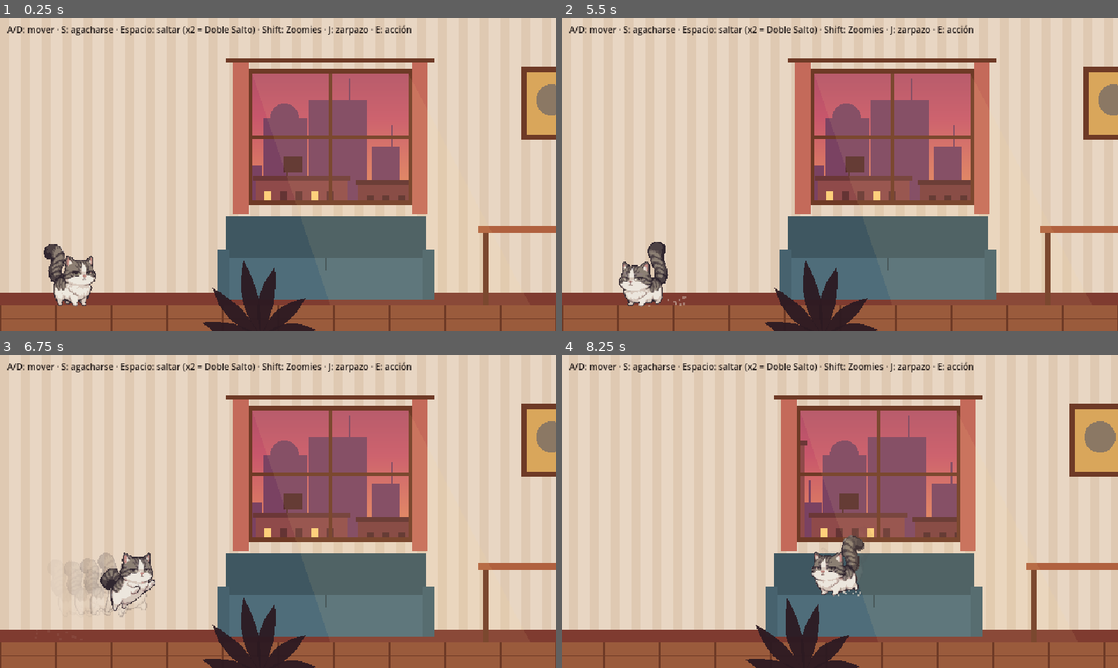
Above: before the commit, frames 1-4 (two rows, left to right).
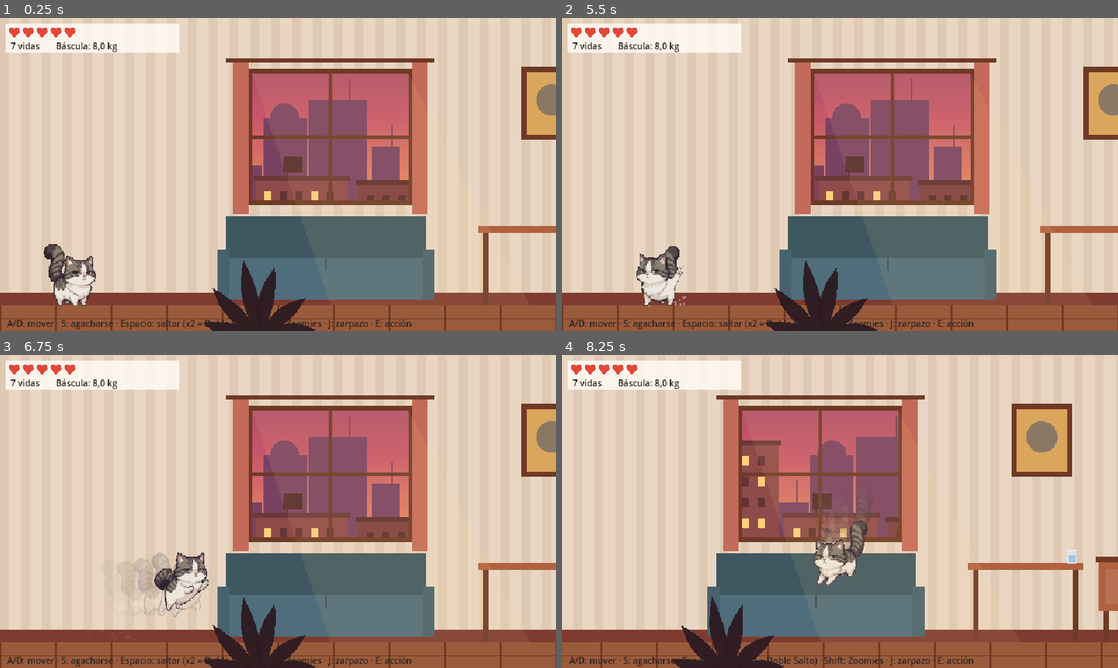
Above: after the commit, the same moments.

Repository: rivas274/demo
Game: Godot game, scene res://escenas/apartamento.tscn
Same seed, same stepped clock (60 frames per second), same inputs: the game is played once before the commit and once after it.
Inputs:
- Up to frame 1 (0.25 s): no input
- Up to frame 2 (5.5 s): hold D (mover_derecha) 0.53-1.28 s; hold S (agacharse) 0.53-1.28 s; tap Space (saltar) at 0.77, 1.07, 1.52, 1.82, 3.02, 3.05, 3.32, 3.6, 3.77, 4.07, 4.52, 4.82 s; tap E (interactuar) at 0.8, 1.35, 4.55, 5.1 s; hold A (mover_izquierda) 1.28-2.03 s; tap J (zarpazo) at 1.55, 2.1, 5.3 s; hold Shift (zoomies) 2.03-2.78 s; hold D (mover_derecha) 2.03-3.53 s; tap Shift (zoomies) at 2.85 s; hold S (agacharse) 3.53-4.28 s; hold A (mover_izquierda) from 3.53 s (still down); tap S (agacharse) at 4.35 s
- Up to frame 3 (6.75 s): release A (mover_izquierda) at 5.78 s; hold D (mover_derecha) from 5.78 s (still down); tap J (zarpazo) at 5.85 s; tap Space (saltar) at 6.02, 6.32 s; tap Shift (zoomies) at 6.05 s; hold Shift (zoomies) from 6.53 s (still down)
- Up to frame 4 (8.25 s): tap Space (saltar) at 6.77, 6.8, 7.07, 7.52, 7.82 s; release Shift (zoomies) at 7.28 s; tap S (agacharse) at 7.35 s; release D (mover_derecha) at 8.03 s; hold A (mover_izquierda) from 8.03 s (still down); tap E (interactuar) at 8.1 s

The runs differ from the first frame. In frame 1, 3.8% of the frame differs, in the area x 1-74%, y 1-100%; in frame 2, 5.3%; in frame 3, 6.4%; in frame 4, 33%, in the area x 1-100%, y 1-100%.

Commit message:
Mecánicas del prototipo: vida, desmayo, peso, A.S.P.I., vaso y logros
- Felipe: 5 corazones, 7 vidas, daño con empujón e invulnerabilidad,
  desmayo con vida fantasma y reaparición; Collar de la Vergüenza al perder
  todas. Comer cura y suma peso. El zarpazo golpea enemigos y funciona
  también al aterrizar.
- A.S.P.I.: patrulla, persigue, quita un corazón al tocar, 3 zarpazos la
  apagan. Vaso que se tira con el botón de acción (logro).
- Interfaz: corazones, vidas, báscula en kg y notificaciones de logros.
- Prueba nueva prueba_mecanicas.gd, también en GitHub Actions.
- Memoria (Gemini por la sesión de Remote Control), guía y ficha actualizadas.

Co-Authored-By: Claude Opus 5.5 <noreply@anthropic.com>
Claude-Session: https://claude.ai/code/session_01WbR3FeT1XB9M7gFpgwas9J

Diff:
--- a/siete-vidas/juego/escenas/apartamento.tscn
+++ b/siete-vidas/juego/escenas/apartamento.tscn
@@ -13,9 +13,9 @@
 
 [node name="Ayuda" type="Label" parent="Interfaz"]
 offset_left = 8.0
-offset_top = 6.0
+offset_top = 344.0
 offset_right = 632.0
-offset_bottom = 40.0
+offset_bottom = 360.0
 theme_override_colors/font_color = Color(0.17, 0.14, 0.13, 1)
 theme_override_font_sizes/font_size = 10
 text = "A/D: mover · S: agacharse · Espacio: saltar (x2 = Doble Salto) · Shift: Zoomies · J: zarpazo · E: acción"
--- /dev/null
+++ b/siete-vidas/juego/pruebas/prueba_mecanicas.gd
@@ -0,0 +1,117 @@
+extends SceneTree
+## Prueba automática de las mecánicas: vida, desmayo, comer, peso, A.S.P.I., vaso, logros e interfaz.
+##   godot --headless --path siete-vidas/juego --script res://pruebas/prueba_mecanicas.gd
+
+var _fallos: Array[String] = []
+
+
+func _initialize() -> void:
+	_correr.call_deferred()
+
+
+func _correr() -> void:
+	var sala: Sala = load("res://escenas/apartamento.tscn").instantiate()
+	root.add_child(sala)
+	var felipe: Felipe = sala.get_node("Felipe")
+	var aspi: Aspi = sala.get_node("ASPI")
+	await _esperar(30)
+
+	# Interfaz.
+	var medidores := sala.get_node("Interfaz/Medidores") as Medidores
+	_comprobar(medidores != null and medidores.felipe == felipe, "La interfaz muestra los medidores de Felipe")
+	_comprobar(felipe.corazones == Felipe.CORAZONES_MAX and felipe.vidas == Felipe.VIDAS_MAX, "Empieza con 5 corazones y 7 vidas")
+
+	# Daño e invulnerabilidad.
+	felipe.recibir_dano(1, felipe.global_position.x + 10.0)
+	_comprobar(felipe.corazones == 4, "Un golpe quita un corazón")
+	felipe.recibir_dano(1, felipe.global_position.x + 10.0)
+	_comprobar(felipe.corazones == 4, "Justo después de un golpe es invulnerable")
+	await _esperar(90)
+
+	# Comer cura y suma peso.
+	var peso_antes := felipe.peso
+	await _poner_en(felipe, Vector2(1400, Sala.SUELO))
+	await _tocar("interactuar")
+	_comprobar(felipe.corazones == 5, "Comer cura un corazón")
+	_comprobar(is_equal_approx(felipe.peso, peso_antes + Felipe.PESO_POR_COMIDA), "Comer sube el peso (%.1f kg)" % felipe.peso)
+	await _esperar(60)
+
+	# Desmayo y reaparición.
+	for i in Felipe.CORAZONES_MAX:
+		felipe.recibir_dano(1, felipe.global_position.x)
+		await _esperar(80)
+	_comprobar(felipe.estado == Felipe.Estado.DESMAYADO and felipe.sprite.animation == "desmayo", "Sin corazones se desmaya")
+	_comprobar(felipe.vidas == Felipe.VIDAS_MAX - 1, "Desmayarse cuesta una vida")
+	await _esperar(130)
+	_comprobar(felipe.estado != Felipe.Estado.DESMAYADO and felipe.corazones == Felipe.CORAZONES_MAX, "Reaparece con los corazones llenos")
+	_comprobar(felipe.global_position.distance_to(felipe.punto_reaparicion) < 4.0, "Reaparece en el punto de descanso")
+	felipe.vidas = 1
+	felipe.corazones = 1
+	await _esperar(90)
+	felipe.recibir_dano(1, felipe.global_position.x)
+	await _esperar(130)
+	_comprobar(felipe.vidas == Felipe.VIDAS_MAX and felipe.tiene_collar, "Al perder la última vida despierta con el Collar de la Vergüenza")
+
+	# A.S.P.I.: persigue y hace daño al tocar.
+	await _esperar(90)
+	aspi.global_position = Vector2(1040, Sala.SUELO)
+	await _poner_en(felipe, Vector2(910, Sala.SUELO))
+	var corazones_antes := felipe.corazones
+	for i in 180:
+		await physics_frame
+		if felipe.corazones < corazones_antes:
+			break
+	_comprobar(aspi.persiguiendo or felipe.corazones < corazones_antes, "A.S.P.I. persigue a Felipe cuando lo ve")
+	_comprobar(felipe.corazones < corazones_antes, "A.S.P.I. quita un corazón al tocarlo")
+
+	# Tres zarpazos la apagan (Felipe invulnerable para que el contacto no lo empuje entre golpe y golpe).
+	await _esperar(90)
+	felipe._tiempo_invulnerable = 99.0
+	for i in Aspi.GOLPES_PARA_APAGAR:
+		felipe.global_position = aspi.global_position + Vector2(-30, 0)
+		felipe.mirando = 1.0
+		felipe.velocity = Vector2.ZERO
+		felipe.estado = Felipe.Estado.SUELO
+		await _esperar(2)
+		await _tocar("zarpazo")
+		await _esperar(30)
+	_comprobar(aspi.apagada, "Tres zarpazos apagan a A.S.P.I. (%d golpes)" % aspi.golpes)
+	felipe._tiempo_invulnerable = 0.0
+
+	# Vaso: tirarlo da el logro.
+	await _esperar(90)
+	var vaso: Vaso = sala.get_node("Vaso")
+	await _poner_en(felipe, Vector2(vaso.position.x - 30, vaso.position.y))
+	felipe.mirando = 1.0
+	await _tocar("interactuar")
+	await _esperar(90)
+	_comprobar(vaso.roto, "El vaso cae y se rompe")
+	_comprobar("La Gravedad Funciona" in sala.logros, "Tirar el vaso da el logro La Gravedad Funciona")
+
+	for fallo in _fallos:
+		printerr("FALLO: " + fallo)
+	print("Resultado: %d fallos" % _fallos.size())
+	quit(1 if _fallos.size() > 0 else 0)
+
+
+func _poner_en(felipe: Felipe, posicion: Vector2) -> void:
+	felipe.global_position = posicion
+	felipe.velocity = Vector2.ZERO
+	await _esperar(20)
+
+
+func _tocar(accion: String) -> void:
+	Input.action_press(accion)
+	await _esperar(2)
+	Input.action_release(accion)
+
+
+func _esperar(cuadros: int) -> void:
+	for i in cuadros:
+		await physics_frame
+
+
+func _comprobar(condicion: bool, descripcion: String) -> void:
+	print(("OK    " if condicion else "FALLA ") + descripcion)
+	if not condicion:
+		_fallos.append(descripcion)
--- a/siete-vidas/juego/pruebas/prueba_movimiento.gd
+++ b/siete-vidas/juego/pruebas/prueba_movimiento.gd
@@ -17,6 +17,9 @@
 	var sala: Node = load("res://escenas/apartamento.tscn").instantiate()
 	root.add_child(sala)
 	var felipe: Felipe = sala.get_node("Felipe")
+	# Esta prueba es solo del movimiento: los enemigos se prueban en prueba_mecanicas.gd.
+	for enemigo in root.get_tree().get_nodes_in_group("enemigos"):
+		enemigo.queue_free()
 
 	await _esperar(30)
 	_comprobar(felipe.is_on_floor(), "Felipe empieza apoyado en el piso")
--- /dev/null
+++ b/siete-vidas/juego/scripts/aspi.gd
@@ -0,0 +1,95 @@
+class_name Aspi
+extends CharacterBody2D
+## A.S.P.I., la aspiradora robot de Valeria: patrulla el piso, persigue a Felipe si lo ve cerca
+## y le quita un corazón al tocarlo. Tres zarpazos la apagan. Arte provisional dibujado con código.
+## Medidas reales: 34 cm de diámetro y 9 cm de alto (41 × 11 px).
+
+const ANCHO := 41.0
+const ALTO := 11.0
+const GOLPES_PARA_APAGAR := 3
+
+@export var velocidad_patrulla := 40.0
+@export var velocidad_persecucion := 80.0
+## Distancia a la que ve a Felipe (solo si está más o menos a su altura).
+@export var vision := 170.0
+
+var limite_izquierdo: float
+var limite_derecho: float
+var golpes := 0
+var apagada := false
+var persiguiendo := false
+
+var _direccion := 1.0
+var _tiempo_golpe := 0.0
+var _felipe: Felipe
+
+
+func _init(izquierda: float, derecha: float) -> void:
+	limite_izquierdo = izquierda
+	limite_derecho = derecha
+	name = "ASPI"
+
+
+func _ready() -> void:
+	add_to_group("enemigos")
+	# Choca con el piso y los muebles sólidos, pero no con Felipe (el daño se calcula por distancia).
+	collision_layer = 0
+	set_collision_layer_value(4, true)
+	collision_mask = 1
+	var forma := CollisionShape2D.new()
+	var caja := RectangleShape2D.new()
+	caja.size = Vector2(ANCHO, ALTO)
+	forma.shape = caja
+	forma.position = Vector2(0, -ALTO / 2.0)
+	add_child(forma)
+	_felipe = get_tree().get_first_node_in_group("felipe")
+
+
+func _physics_process(delta: float) -> void:
+	velocity.y += 980.0 * delta
+	_tiempo_golpe = maxf(0.0, _tiempo_golpe - delta)
+	if apagada:
+		velocity.x = move_toward(velocity.x, 0.0, 400.0 * delta)
+		move_and_slide()
+		return
+	var distancia := _felipe.global_position - global_position if _felipe else Vector2.INF
+	persiguiendo = absf(distancia.x) < vision and absf(distancia.y) < 30.0 and _felipe.estado != Felipe.Estado.DESMAYADO
+	if persiguiendo:
+		_direccion = signf(distancia.x) if distancia.x != 0.0 else _direccion
+	elif global_position.x <= limite_izquierdo:
+		_direccion = 1.0
+	elif global_position.x >= limite_derecho:
+		_direccion = -1.0
+	if _tiempo_golpe <= 0.0:
+		velocity.x = _direccion * (velocidad_persecucion if persiguiendo else velocidad_patrulla)
+	move_and_slide()
+	if is_on_wall():
+		_direccion = -_direccion
+	if _felipe and absf(distancia.x) < (ANCHO / 2.0 + 18.0) and distancia.y > -30.0 and distancia.y < 8.0:
+		_felipe.recibir_dano(1, global_position.x)
+	queue_redraw()
+
+
+func recibir_zarpazo(felipe: Felipe) -> void:
+	if apagada:
+		return
+	golpes += 1
+	_tiempo_golpe = 0.3
+	velocity.x = felipe.mirando * 160.0
+	if golpes >= GOLPES_PARA_APAGAR:
+		apagada = true
+	queue_redraw()
+
+
+func _draw() -> void:
+	var cuerpo := Color("3a3d44") if not apagada else Color("6a6d72")
+	draw_rect(Rect2(-ANCHO / 2.0 + 3.0, -ALTO, ANCHO - 6.0, ALTO), cuerpo)
+	draw_circle(Vector2(-ANCHO / 2.0 + 4.0, -ALTO / 2.0), ALTO / 2.0, cuerpo)
+	draw_circle(Vector2(ANCHO / 2.0 - 4.0, -ALTO / 2.0), ALTO / 2.0, cuerpo)
+	draw_rect(Rect2(-ANCHO / 2.0 + 4.0, -ALTO, ANCHO - 8.0, 3.0), cuerpo.lightened(0.25))
+	var luz := Color("e0483b") if persiguiendo else Color("5fd18a")
+	if apagada:
+		luz = Color("2a2a2a")
+	draw_circle(Vector2(_direccion * 8.0, -ALTO + 1.5), 2.0, luz)
+	if _tiempo_golpe > 0.0:
+		draw_rect(Rect2(-ANCHO / 2.0, -ALTO - 2.0, ANCHO, ALTO + 2.0), Color(1, 1, 1, 0.5))
--- a/siete-vidas/juego/scripts/felipe.gd
+++ b/siete-vidas/juego/scripts/felipe.gd
@@ -6,7 +6,7 @@
 
 signal aterrizo(fuerza: float)
 
-enum Estado { SUELO, AIRE, ZOOMIES, ZARPAZO, COMIENDO, ATERRIZANDO, OCIO }
+enum Estado { SUELO, AIRE, ZOOMIES, ZARPAZO, COMIENDO, ATERRIZANDO, OCIO, DESMAYADO }
 
 ## Felipe mide unos 67 px de alto: Valeria (1,65 m) mide 3 Felipes. Ver la guía del personaje.
 const ESCALA_SPRITE := 0.72
@@ -43,6 +43,18 @@
 const DISTANCIA_ESTAMBRE := 28.0
 ## Acciones que, presionadas, cuentan como "estar jugando" (cortan el ocio y reinician la espera).
 const ACCIONES := ["mover_izquierda", "mover_derecha", "saltar", "zoomies", "zarpazo", "interactuar", "agacharse"]
+## Vida: corazones por vida y vidas por partida. Al perder la última, despierta en casa con el Collar de la Vergüenza.
+const CORAZONES_MAX := 5
+const VIDAS_MAX := 7
+## Segundos sin recibir más daño después de un golpe (parpadea).
+const TIEMPO_INVULNERABLE := 1.2
+## Segundos desmayado antes de reaparecer.
+const TIEMPO_DESMAYO := 1.8
+## Peso en kilos: no cambia el dibujo de Felipe, solo el indicador de la interfaz.
+const PESO_INICIAL := 8.0
+const PESO_POR_COMIDA := 0.3
+## Alcance del zarpazo frente a Felipe (horizontal, vertical).
+const ALCANCE_ZARPAZO := Vector2(56, 40)
 ## Duración de la transición "agacharse" (4 cuadros a 12 fps), también al pararse.
 const DURACION_TRANSICION := 0.33
 ## Distancia (horizontal, vertical) a la que el botón de acción alcanza un objeto.
@@ -75,6 +87,11 @@
 var mirando := 1.0
 var tiene_doble_salto := true
 var agachado := false
+var corazones := CORAZONES_MAX
+var vidas := VIDAS_MAX
+var peso := PESO_INICIAL
+var tiene_collar := false
+var punto_reaparicion: Vector2
 
 var _tiempo_fuera_del_suelo := 0.0
 var _tiempo_salto_pedido := 99.0
@@ -88,6 +105,8 @@
 var _tiempo_sin_tocar := 0.0
 var _tiempo_levantandose := 0.0
 var _tiempo_ocio := 0.0
+var _tiempo_invulnerable := 0.0
+var _tiempo_desmayado := 0.0
 var _estambre: Sprite2D
 var _efecto: Tween
 var _posicion_sprite: Vector2
@@ -103,7 +122,12 @@
 	_posicion_sprite = sprite.position
 	cuerpo.shape = cuerpo.shape.duplicate()
 	set_collision_mask_value(CAPA_ATRAVESABLE, true)
+	# Felipe va en su propia capa (3): los enemigos no chocan con él; el daño se calcula por distancia.
+	collision_layer = 0
+	set_collision_layer_value(3, true)
 	sprite.animation_finished.connect(_al_terminar_animacion)
+	add_to_group("felipe")
+	punto_reaparicion = global_position
 	sprite.play("quieto")
 
 
@@ -115,6 +139,7 @@
 	if Input.is_action_just_pressed("saltar"):
 		_tiempo_salto_pedido = 0.0
 	_actualizar_bajada(delta)
+	_actualizar_invulnerable(delta)
 	_actualizar_ocio(delta)
 	_actualizar_agachado()
 
@@ -124,10 +149,18 @@
 		Estado.ZARPAZO, Estado.COMIENDO, Estado.OCIO:
 			_frenar(delta)
 			_aplicar_gravedad(delta)
+		Estado.DESMAYADO:
+			_frenar(delta)
+			_aplicar_gravedad(delta)
+			_tiempo_desmayado -= delta
+			if _tiempo_desmayado <= 0.0:
+				_reaparecer()
 		Estado.ATERRIZANDO:
 			_mover(direccion, delta)
 			_aplicar_gravedad(delta)
 			_intentar_saltar()
+			if estado == Estado.ATERRIZANDO:
+				_intentar_acciones(direccion)
 			_tiempo_aterrizando -= delta
 			if _tiempo_aterrizando <= 0.0 and estado == Estado.ATERRIZANDO:
 				estado = Estado.SUELO
@@ -216,6 +249,7 @@
 	elif Input.is_action_just_pressed("zarpazo"):
 		estado = Estado.ZARPAZO
 		sprite.play("zarpazo")
+		_golpear()
 	elif Input.is_action_just_pressed("interactuar") and is_on_floor():
 		var objeto := objeto_cercano()
 		if objeto:
@@ -233,10 +267,20 @@
 	return mejor
 
 
+## Comer cura un corazón y suma peso.
 func comer() -> void:
 	estado = Estado.COMIENDO
 	velocity.x = 0.0
 	sprite.play("comer")
+	corazones = mini(corazones + 1, CORAZONES_MAX)
+	peso += PESO_POR_COMIDA
+
+
+## Tirar algo de un manotazo (por ejemplo, el vaso de la mesa): usa la animación del zarpazo.
+func dar_manotazo() -> void:
+	estado = Estado.ZARPAZO
+	velocity.x = 0.0
+	sprite.play("zarpazo")
 
 
 func _actualizar_zoomies(delta: float) -> void:
@@ -282,7 +326,7 @@
 
 func _actualizar_animacion(direccion: float) -> void:
 	sprite.flip_h = mirando < 0.0
-	if estado in [Estado.ZARPAZO, Estado.COMIENDO, Estado.OCIO]:
+	if estado in [Estado.ZARPAZO, Estado.COMIENDO, Estado.OCIO, Estado.DESMAYADO]:
 		return
 	if estado == Estado.ZOOMIES:
 		_reproducir("correr")
@@ -513,3 +557,74 @@
 	var vaiven := sin(Time.get_ticks_msec() * 0.006) * 6.0
 	_estambre.position = Vector2(mirando * (DISTANCIA_ESTAMBRE + vaiven), -BOLA_ESTAMBRE.get_height() * 0.3)
 	_estambre.rotation = vaiven / 7.0
+
+
+## El zarpazo golpea a los enemigos que estén justo enfrente.
+func _golpear() -> void:
+	for enemigo: Node2D in get_tree().get_nodes_in_group("enemigos"):
+		var distancia := enemigo.global_position - global_position
+		var enfrente := signf(distancia.x) == mirando or absf(distancia.x) < 8.0
+		if enfrente and absf(distancia.x) <= ALCANCE_ZARPAZO.x and absf(distancia.y) <= ALCANCE_ZARPAZO.y:
+			enemigo.call("recibir_zarpazo", self)
+
+
+## Daño: quita corazones, empuja lejos de quien golpea y deja un rato invulnerable (parpadea).
+## Sin corazones, se desmaya y pierde una vida.
+func recibir_dano(cantidad: int, desde_x: float) -> void:
+	if _tiempo_invulnerable > 0.0 or estado == Estado.DESMAYADO:
+		return
+	if estado == Estado.OCIO:
+		_terminar_ocio()
+	if agachado:
+		_poner_agachado(false)
+	corazones = maxi(corazones - cantidad, 0)
+	if corazones == 0:
+		_desmayarse()
+		return
+	_tiempo_invulnerable = TIEMPO_INVULNERABLE
+	var lado := signf(global_position.x - desde_x)
+	velocity = Vector2((lado if lado != 0.0 else -mirando) * 220.0, -220.0)
+	estado = Estado.AIRE
+
+
+func _actualizar_invulnerable(delta: float) -> void:
+	if _tiempo_invulnerable <= 0.0:
+		return
+	_tiempo_invulnerable -= delta
+	sprite.modulate.a = 0.35 if int(_tiempo_invulnerable * 12.0) % 2 == 0 else 1.0
+	if _tiempo_invulnerable <= 0.0:
+		sprite.modulate.a = 1.0
+
+
+func _desmayarse() -> void:
+	estado = Estado.DESMAYADO
+	_tiempo_desmayado = TIEMPO_DESMAYO
+	vidas -= 1
+	velocity.x = 0.0
+	sprite.modulate.a = 1.0
+	sprite.play("desmayo")
+	# Una de sus siete vidas sube como gatito fantasma.
+	var fantasma := Sprite2D.new()
+	fantasma.texture = sprite.sprite_frames.get_frame_texture("quieto", 0)
+	fantasma.scale = Vector2.ONE * ESCALA_SPRITE * 0.6
+	fantasma.global_position = sprite.global_position
+	fantasma.modulate = Color(1, 1, 1, 0.7)
+	fantasma.z_index = 10
+	get_parent().add_child(fantasma)
+	var subir := fantasma.create_tween().set_parallel()
+	subir.tween_property(fantasma, "global_position:y", fantasma.global_position.y - 70.0, 1.4)
+	subir.tween_property(fantasma, "modulate:a", 0.0, 1.4)
+	subir.chain().tween_callback(fantasma.queue_free)
+
+
+## Reaparece en el último punto de descanso. Sin vidas, vuelven las siete pero con el Collar de la Vergüenza.
+func _reaparecer() -> void:
+	if vidas <= 0:
+		vidas = VIDAS_MAX
+		tiene_collar = true
+	corazones = CORAZONES_MAX
+	global_position = punto_reaparicion
+	velocity = Vector2.ZERO
+	estado = Estado.SUELO
+	sprite.play("quieto")
+	_tiempo_invulnerable = TIEMPO_INVULNERABLE
--- /dev/null
+++ b/siete-vidas/juego/scripts/medidores.gd
@@ -0,0 +1,54 @@
+class_name Medidores
+extends Control
+## Interfaz con estilo de red social: corazones ("me gusta") de vida, vidas restantes, peso en kilos
+## y notificaciones de logros. Arte provisional dibujado con código.
+
+const ROJO := Color("e0483b")
+const VACIO := Color(0.25, 0.18, 0.18, 0.55)
+const TEXTO := Color("2b2421")
+const FONDO := Color(1, 0.98, 0.95, 0.85)
+
+var felipe: Felipe
+var _notificacion := ""
+var _tiempo_notificacion := 0.0
+
+
+func _ready() -> void:
+	name = "Medidores"
+	set_anchors_preset(Control.PRESET_FULL_RECT)
+	mouse_filter = Control.MOUSE_FILTER_IGNORE
+
+
+func mostrar_logro(titulo: String) -> void:
+	_notificacion = titulo
+	_tiempo_notificacion = 3.5
+
+
+func _process(delta: float) -> void:
+	_tiempo_notificacion = maxf(0.0, _tiempo_notificacion - delta)
+	queue_redraw()
+
+
+func _draw() -> void:
+	if not felipe:
+		return
+	var fuente := ThemeDB.fallback_font
+	draw_rect(Rect2(6, 6, 200, 34), FONDO)
+	for i in Felipe.CORAZONES_MAX:
+		_corazon(Vector2(16 + i * 16, 16), ROJO if i < felipe.corazones else VACIO)
+	draw_string(fuente, Vector2(12, 36), "%d vidas" % felipe.vidas, HORIZONTAL_ALIGNMENT_LEFT, -1, 10, TEXTO)
+	draw_string(fuente, Vector2(64, 36), ("Báscula: %.1f kg" % felipe.peso).replace(".", ","), HORIZONTAL_ALIGNMENT_LEFT, -1, 10, TEXTO)
+	if felipe.tiene_collar:
+		draw_string(fuente, Vector2(100, 20), "Collar de la Vergüenza", HORIZONTAL_ALIGNMENT_LEFT, -1, 9, ROJO)
+	if _tiempo_notificacion > 0.0:
+		var caja := Rect2(get_viewport_rect().size.x - 216, 8, 208, 34)
+		draw_rect(caja, FONDO)
+		draw_rect(caja, ROJO, false, 1.0)
+		draw_string(fuente, caja.position + Vector2(8, 13), "Nuevo logro desbloqueado", HORIZONTAL_ALIGNMENT_LEFT, -1, 9, Color("6f625b"))
+		draw_string(fuente, caja.position + Vector2(8, 27), _notificacion, HORIZONTAL_ALIGNMENT_LEFT, -1, 11, TEXTO)
+
+
+func _corazon(centro: Vector2, color: Color) -> void:
+	draw_circle(centro + Vector2(-3, -2), 3.5, color)
+	draw_circle(centro + Vector2(3, -2), 3.5, color)
+	draw_colored_polygon(PackedVector2Array([centro + Vector2(-6.5, -1), centro + Vector2(6.5, -1), centro + Vector2(0, 7)]), color)
--- a/siete-vidas/juego/scripts/sala.gd
+++ b/siete-vidas/juego/scripts/sala.gd
@@ -35,11 +35,20 @@
 	[Rect2(1800, 206, 100, 218), false, "Refrigerador", "refri"],  # 1,80 m
 ]
 
+signal logro_desbloqueado(titulo: String)
+
 ## Comida en el apartamento: [posición sobre la superficie, tipo].
 const COMIDA := [
 	[Vector2(1435, SUELO), "plato"],  # croquetas en el piso de la cocina
 	[Vector2(935, 200), "lata"],  # atún escondido en el estante alto
 ]
+
+## Vaso sobre la mesa (se tira con el botón de acción).
+const VASO := Vector2(670, 333)
+## A.S.P.I.: [posición inicial, límite izquierdo y derecho de la patrulla].
+const ASPI := [Vector2(1000, SUELO), 900.0, 1090.0]
+
+var logros: Array[String] = []
 
 @onready var felipe: Felipe = $Felipe
 
@@ -52,6 +61,16 @@
 		var objeto := Comida.new(comida[1])
 		objeto.position = comida[0]
 		add_child(objeto)
+	var vaso := Vaso.new(SUELO)
+	vaso.position = VASO
+	add_child(vaso)
+	var aspi := Aspi.new(ASPI[1], ASPI[2])
+	aspi.position = ASPI[0]
+	add_child(aspi)
+	var medidores := Medidores.new()
+	medidores.felipe = felipe
+	logro_desbloqueado.connect(medidores.mostrar_logro)
+	$Interfaz.add_child(medidores)
 	var camara: Camera2D = felipe.get_node("Camara")
 	camara.limit_left = 0
 	camara.limit_top = 0
@@ -146,3 +165,10 @@
 			c.draw_rect(Rect2(4, 0, tamano.x - 8, 6), Color("d9c7a0"))
 		_:
 			c.draw_rect(Rect2(Vector2.ZERO, tamano), MADERA)
+
+
+func desbloquear_logro(titulo: String) -> void:
+	if titulo in logros:
+		return
+	logros.append(titulo)
+	logro_desbloqueado.emit(titulo)
--- /dev/null
+++ b/siete-vidas/juego/scripts/vaso.gd
@@ -0,0 +1,55 @@
+class_name Vaso
+extends Node2D
+## Vaso de agua sobre un mueble. Con el botón de acción, Felipe lo tira de un manotazo: cae, se rompe
+## y da el logro "La Gravedad Funciona". Medidas reales: 12 cm de alto (15 px). Arte provisional.
+
+const LOGRO := "La Gravedad Funciona"
+
+var roto := false
+var _velocidad := Vector2.ZERO
+var _cayendo := false
+var _piso: float
+
+
+func _init(y_piso: float) -> void:
+	_piso = y_piso
+	name = "Vaso"
+
+
+func _ready() -> void:
+	add_to_group(Comida.GRUPO)
+
+
+func interactuar(felipe: Felipe) -> void:
+	remove_from_group(Comida.GRUPO)
+	felipe.dar_manotazo()
+	_velocidad = Vector2(felipe.mirando * 90.0, -90.0)
+	_cayendo = true
+
+
+func _physics_process(delta: float) -> void:
+	if not _cayendo:
+		return
+	_velocidad.y += 900.0 * delta
+	position += _velocidad * delta
+	rotation += _velocidad.x * 0.04 * delta
+	if position.y >= _piso:
+		position.y = _piso
+		rotation = 0.0
+		_cayendo = false
+		roto = true
+		queue_redraw()
+		var sala := get_parent()
+		if sala.has_method("desbloquear_logro"):
+			sala.desbloquear_logro(LOGRO)
+
+
+func _draw() -> void:
+	if roto:
+		for trozo: Vector2 in [Vector2(-9, -2), Vector2(-3, -3), Vector2(4, -2), Vector2(9, -1)]:
+			draw_colored_polygon(PackedVector2Array([trozo, trozo + Vector2(3, -2), trozo + Vector2(4, 1)]), Color(0.85, 0.93, 1.0, 0.8))
+		draw_rect(Rect2(-12, -1, 24, 1), Color(0.6, 0.8, 1.0, 0.6))
+		return
+	draw_rect(Rect2(-5, -15, 10, 15), Color(0.85, 0.93, 1.0, 0.45))
+	draw_rect(Rect2(-4, -9, 8, 8), Color(0.45, 0.7, 0.95, 0.6))
+	draw_rect(Rect2(-5, -15, 10, 15), Color(0.9, 0.95, 1.0, 0.9), false, 1.0)
Not shown, changed: .github/workflows/juego.yml
Not shown, changed: siete-vidas/memoria/01-decisiones.md
Not shown, changed: siete-vidas/memoria/02-guia-felipe.md
Not shown, changed: siete-vidas/memoria/03-arte-y-herramientas.md
Not shown, changed: siete-vidas/memoria/04-pendientes.md
